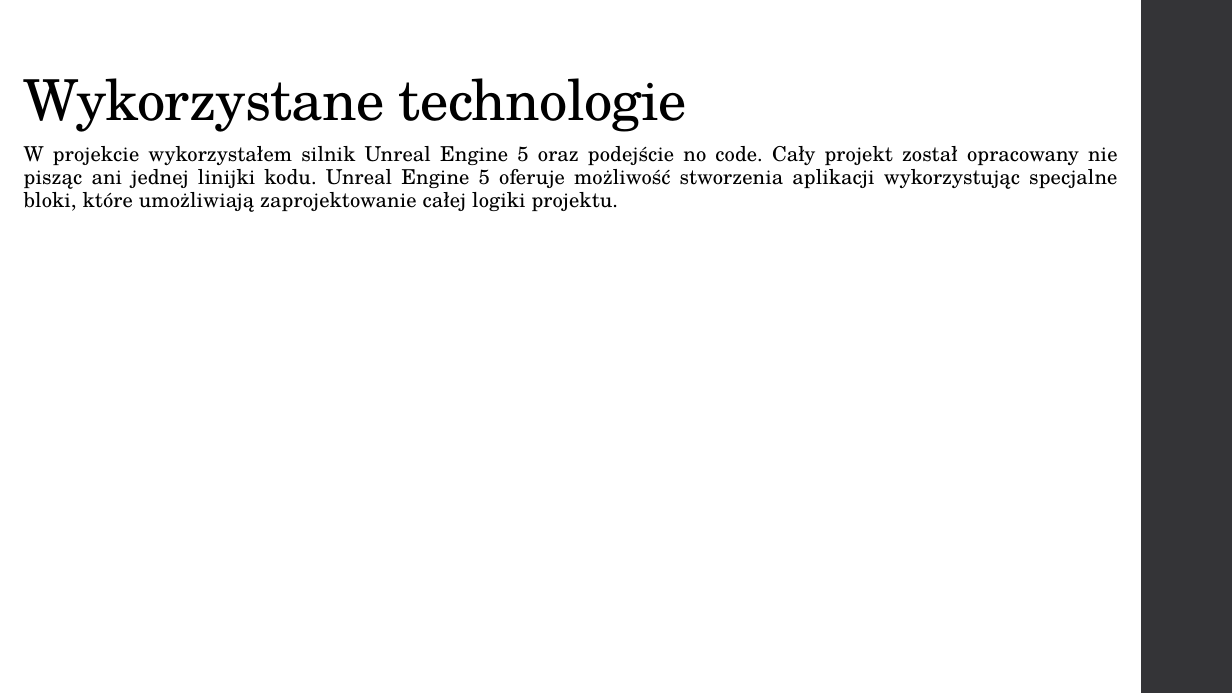
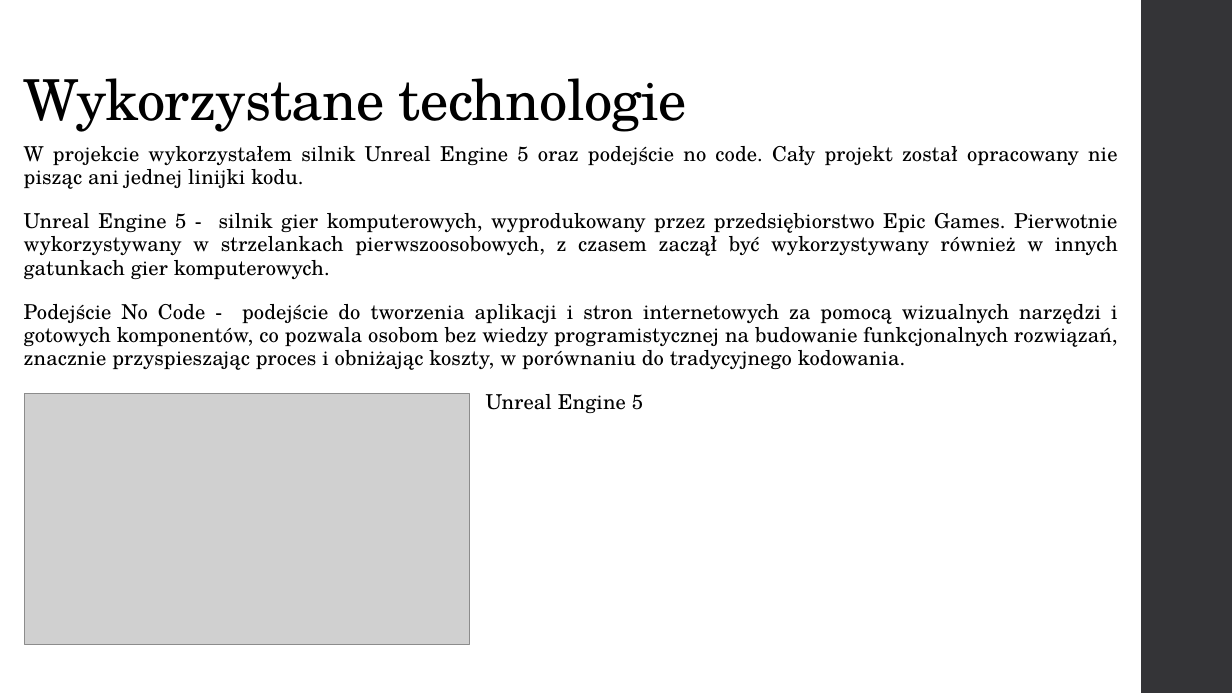
Before and after one commit to GlitchedGuest/PracaInzynieryjska, a slide deck: slide 16 of PrezentacjaAndrzejParuch.pptx. Drawn at 1232x693 pixels with LibreOffice and Linux fonts; fonts in the diff are those of the drawing; grey boxes stand for pictures. Boxes give left, top, right and bottom in pixels: in the first picture for what was removed or moved away, otherwise in the second. Text is boxed around its words. In the diff, an @@ line names an element or a change of style, - is before the commit and + after.

```diff
--- a/PrezentacjaAndrzejParuch.pptx
+++ b/PrezentacjaAndrzejParuch.pptx
@@ text at <box>24,146,1118,413</box>: text changed @@
-W projekcie wykorzystałem silnik Unreal Engine 5 oraz podejście no code. Cały projekt został opracowany nie pisząc ani jednej linijki kodu. Unreal Engine 5 oferuje możliwość stworzenia aplikacji wykorzystując specjalne bloki, które umożliwiają zaprojektowanie całej logiki projektu.
+W projekcie wykorzystałem silnik Unreal Engine 5 oraz podejście no code. Cały projekt został opracowany nie pisząc ani jednej linijki kodu.
+Unreal Engine 5 - silnik gier komputerowych, wyprodukowany przez przedsiębiorstwo Epic Games. Pierwotnie wykorzystywany w strzelankach pierwszoosobowych, z czasem zaczął być wykorzystywany również w innych gatunkach gier komputerowych.
+Podejście No Code - podejście do tworzenia aplikacji i stron internetowych za pomocą wizualnych narzędzi i gotowych komponentów, co pozwala osobom bez wiedzy programistycznej na budowanie funkcjonalnych rozwiązań, znacznie przyspieszając proces i obniżając koszty, w porównaniu do tradycyjnego kodowania.
+Unreal Engine 5
@@ picture added at <box>24,394,469,644</box> @@
```
Also in this commit, not shown: 1 slide added.
